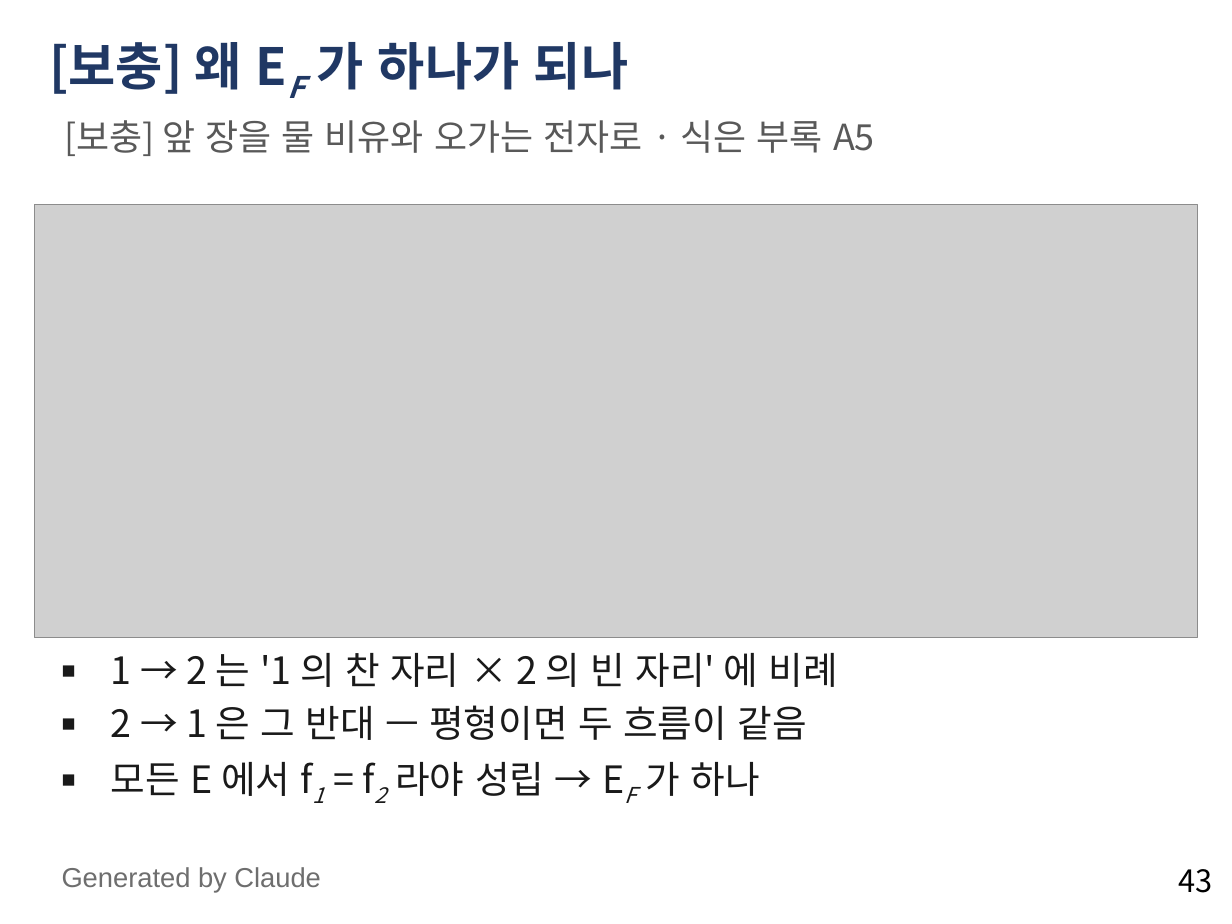
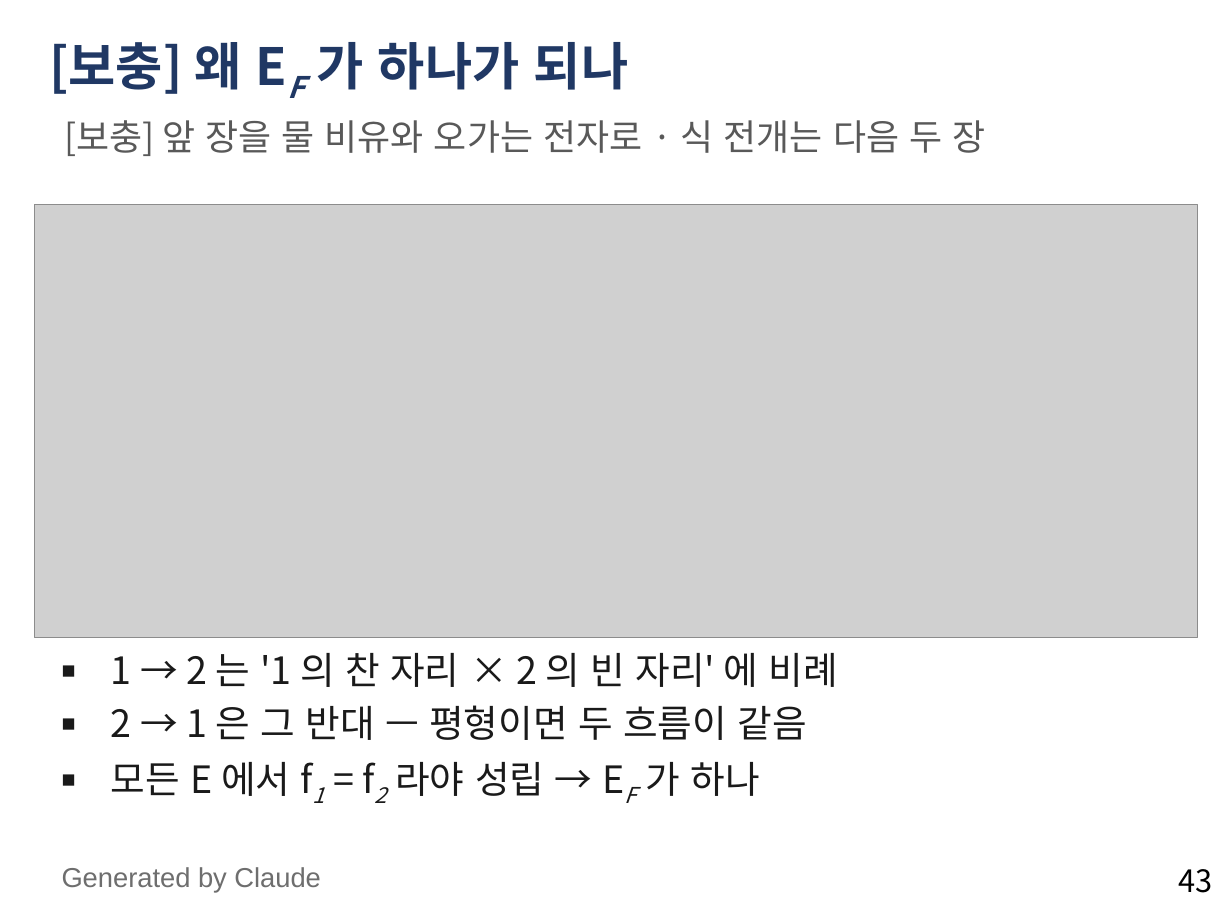
Before and after one commit to abcd8180/3A, a slide deck: slide 43 of 물리전자공학_3장_4강_전계에서의_표동과_이동도.pptx. Drawn at 1232x924 pixels with LibreOffice and Linux fonts; fonts in the diff are those of the drawing; grey boxes stand for pictures. Boxes give left, top, right and bottom in pixels: in the first picture for what was removed or moved away, otherwise in the second. Text is boxed around its words. In the diff, an @@ line names an element or a change of style, - is before the commit and + after.

```diff
--- a/물리전자공학_3장_4강_전계에서의_표동과_이동도.pptx
+++ b/물리전자공학_3장_4강_전계에서의_표동과_이동도.pptx
@@ text at (64,120,985,156): text changed @@
-[보충] 앞 장을 물 비유와 오가는 전자로 · 식은 부록 A5
+[보충] 앞 장을 물 비유와 오가는 전자로 · 식 전개는 다음 두 장
```
Also in this commit, not shown: 3 slides added.
